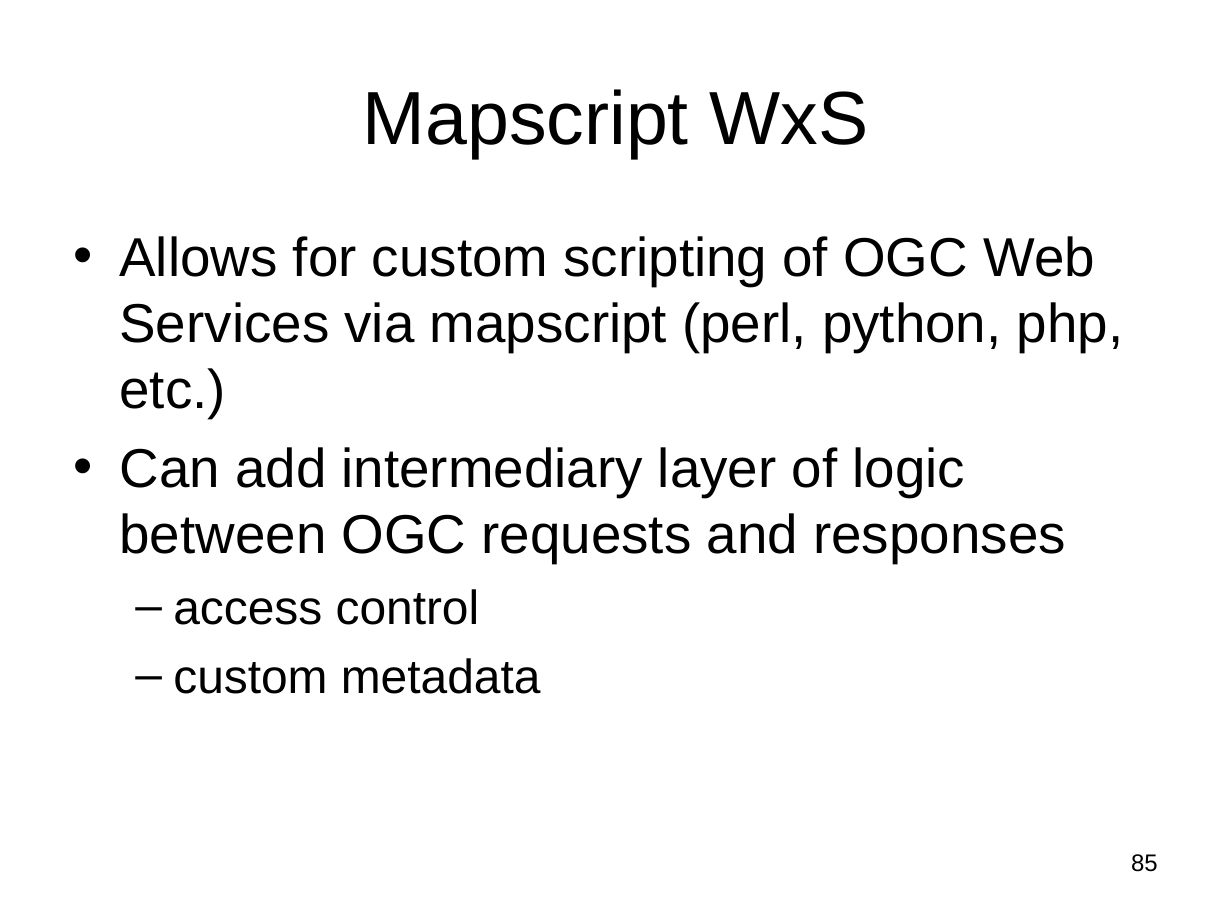
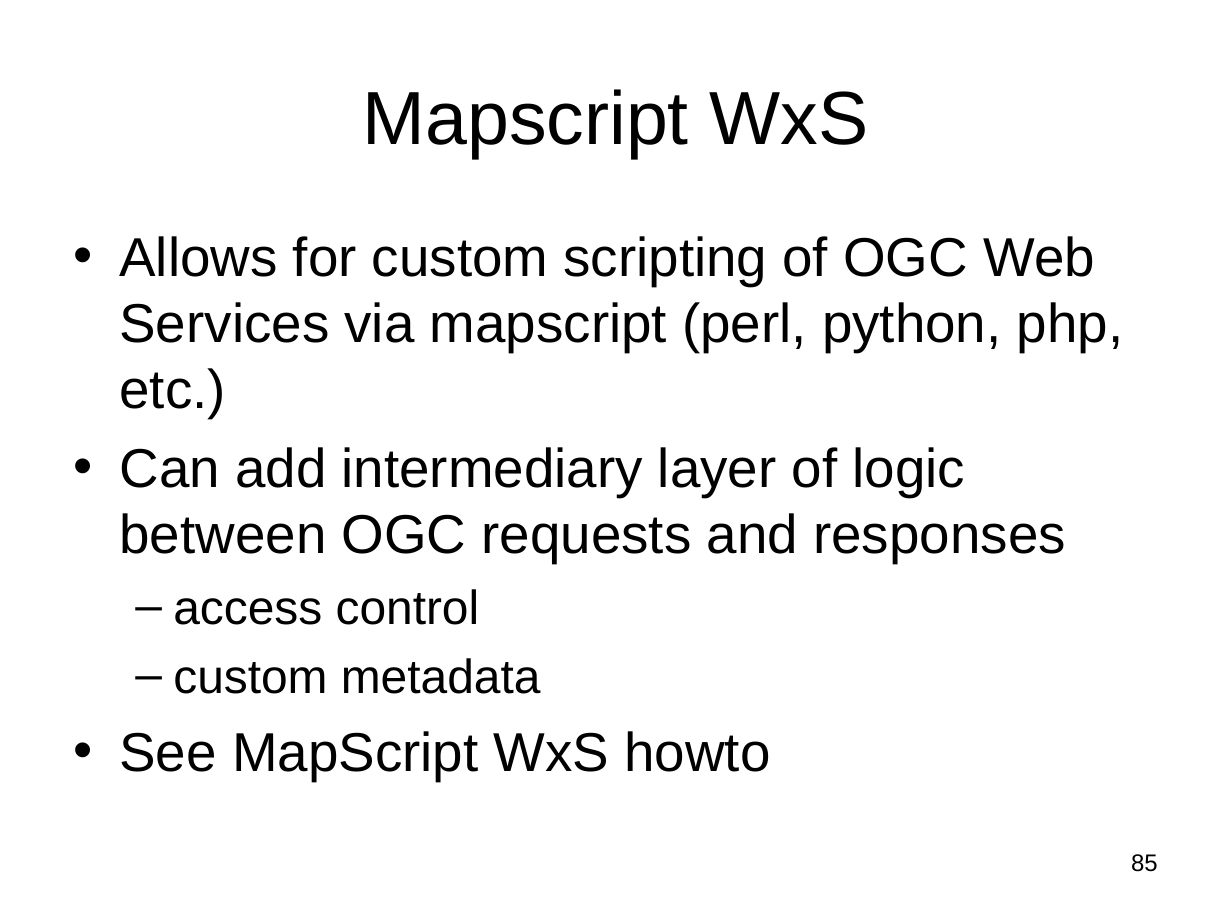
Before and after one commit to MapServer/ms-ogc-workshop, a slide deck: slide 85 of doc/ms_ogc_workshop.ppt. Drawn at 1232x924 pixels with LibreOffice and Linux fonts; fonts in the diff are those of the drawing. Boxes give left, top, right and bottom in pixels: in the first picture for what was removed or moved away, otherwise in the second. Text is boxed around its words. In the diff, an @@ line names an element or a change of style, - is before the commit and + after.

```diff
--- a/doc/ms_ogc_workshop.ppt
+++ b/doc/ms_ogc_workshop.ppt
@@ text at <box>120,731,770,781</box>: paragraph added @@
+• See MapScript WxS howto
```
Also in this commit, not shown: 6 other slides changed, 12 other files.
